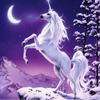
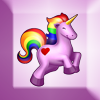
Layered file, before and after one edit (100x100). Changes by layer:
renamed "Background" to "Layer 2", hid it, moved it above "?", painted on it over [left=0, top=0, right=100, bottom=100]
renamed "unicorn3" to "Layer 0", painted on it over [left=0, top=0, right=100, bottom=100]
renamed "Shape 1" to "Layer 1", showed it, painted on it over [left=0, top=0, right=100, bottom=100]
